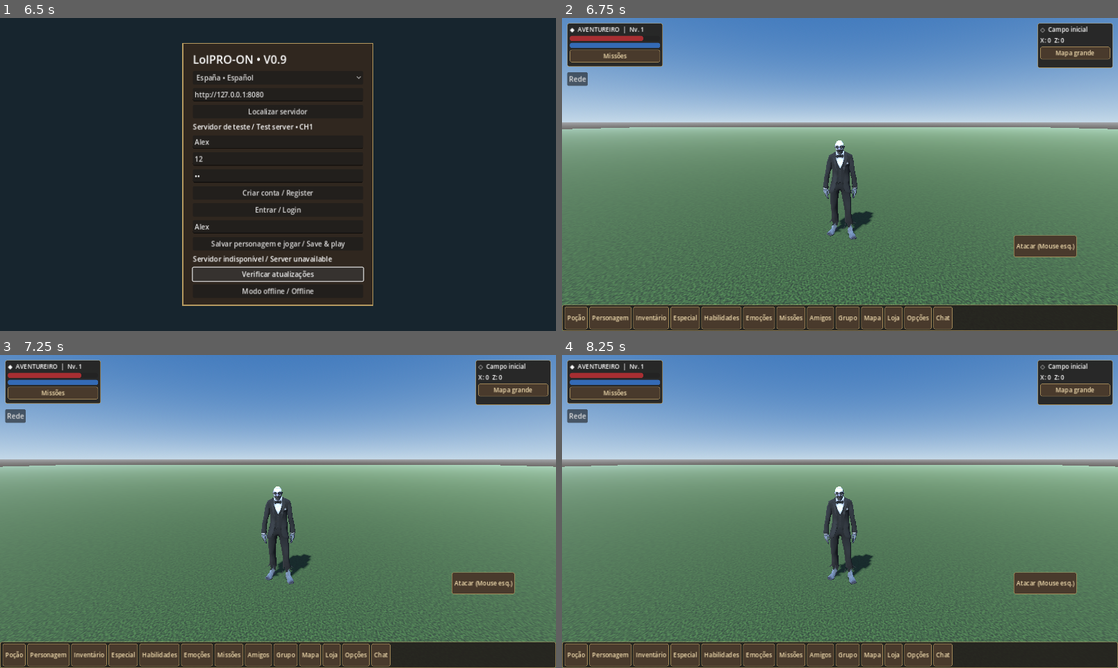
Above: before the commit, frames 1-4 (two rows, left to right).
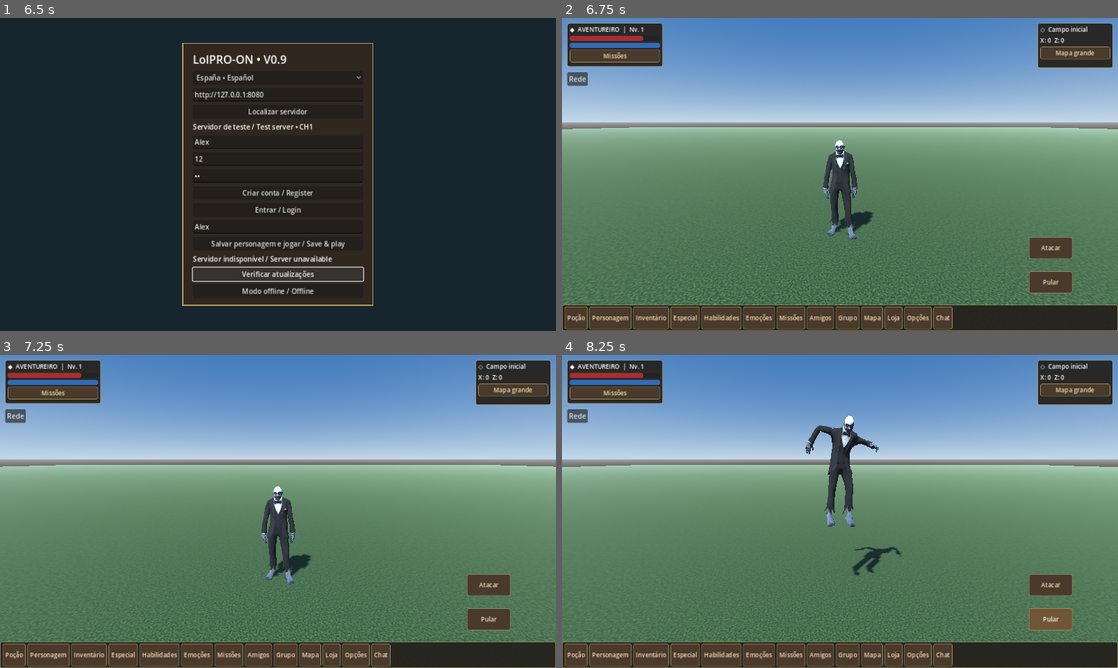
Above: after the commit, the same moments.

Repository: lolprogif/LolPRO-ON
Game: Godot game, scene res://Login.tscn
Two runs of this game, one before a commit and one after it. Both use one fixed random seed, a clock stepped at 60 frames per second and the inputs below.
Inputs (mouse positions are in pixels of both pictures, inside the frame that each line leads up to):
- Up to frame 1 (6.5 s): click (278, 143) at 0.52 s; type "Alex" at 0.6 s; click (278, 158) at 0.75 s; type "12" at 0.83 s; click (278, 174) at 0.98 s; type "12" at 1.07 s; click (278, 227) at 1.27 s; type "Alex" at 1.35 s; click "Brasil • Português" at 2 s; click "Localizar servidor" at 2.75 s; click "España • Español" at 3.5 s; click "Criar conta / Register" at 4.25 s; click "Entrar / Login" at 5 s; click "Verificar atualizações" at 5.75 s
- Up to frame 2 (6.75 s): click "Modo offline / Offline" at 6.5 s
- Up to frame 3 (7.25 s): no input
- Up to frame 4 (8.25 s): click (1051, 583) at 7.25 s, where only the run after the commit has a clickable "Atacar"; click (1051, 617) at 8 s, where only the run after the commit has a clickable "Pular"

Frame 1 is identical in both runs. In frame 2, 1.0% of the frame differs, in the area x 81-93%, y 69-88%; in frame 3, 1.0%; in frame 4, 4.8%, in the area x 0-100%, y 19-92%.

Commit message:
Add PC and mobile draggable attack and jump buttons

Diff:
--- a/hud.gd
+++ b/hud.gd
@@ -11,6 +11,12 @@
 var chat: RichTextLabel
 var coords: Label
 var theme_rpg := Theme.new()
+var attack_button: Button
+var jump_button: Button
+var layout_cfg := ConfigFile.new()
+var layout_drag: Control
+var layout_scale := 1.0
+var layout_positions := {}
 func style(bg: Color, border: Color) -> StyleBoxFlat:
 	var s := StyleBoxFlat.new()
 	s.bg_color = bg
@@ -48,16 +54,15 @@
 	for name in ["Poção","Personagem","Inventário","Especial","Habilidades","Emoções","Missões","Amigos","Grupo","Mapa","Loja","Opções"]:
 		var n: String = name
 		button(h,n,func(): use_potion() if n == "Poção" else toggle(n))
-	var attack_button := Button.new()
-	attack_button.text = "Atacar" if OS.has_feature("mobile") else "Atacar (Mouse esq.)"
-	attack_button.focus_mode = Control.FOCUS_NONE
-	root.add_child(attack_button)
-	attack_button.set_anchors_and_offsets_preset(Control.PRESET_BOTTOM_RIGHT)
-	attack_button.offset_left = -240
-	attack_button.offset_right = -140
-	attack_button.offset_top = -220
-	attack_button.offset_bottom = -170
-	attack_button.pressed.connect(func(): world.attack())
+	_load_layout()
+	attack_button = _create_control_button("Atacar", "attack", Vector2(0.84,0.70))
+	attack_button.pressed.connect(func():
+		if not world.control_edit_mode: world.attack())
+	jump_button = _create_control_button("Pular", "jump", Vector2(0.84,0.81))
+	jump_button.pressed.connect(func():
+		if not world.control_edit_mode:
+			world.touch_jump = true
+			get_tree().create_timer(0.18).timeout.connect(func(): world.touch_jump = false))
 	var map := panel_at(Vector2.ZERO,Vector2(170,100))
 	map.set_anchors_and_offsets_preset(Control.PRESET_TOP_RIGHT)
 	map.offset_left = -185
@@ -144,6 +149,10 @@
 		world.touch_sensitivity = value
 		settings.set_value("controls","sensitivity",value)
 		settings.save("user://settings.cfg"))
+	button(menu,"Editar posição dos controles",func(): _toggle_layout_edit())
+	button(menu,"Aumentar tamanho",func(): _resize_layout(0.1))
+	button(menu,"Diminuir tamanho",func(): _resize_layout(-0.1))
+	button(menu,"Restaurar padrão",func(): _reset_layout())
 	button(menu,"Ajuda / controles",func(): toggle("Ajuda"))
 	button(menu,"Tela cheia / janela",func(): DisplayServer.window_set_mode(DisplayServer.WINDOW_MODE_WINDOWED if DisplayServer.window_get_mode() == DisplayServer.WINDOW_MODE_FULLSCREEN else DisplayServer.WINDOW_MODE_FULLSCREEN))
 	button(menu,"Teleportador",func(): toggle("Teleportador"))
@@ -234,3 +243,91 @@
 	if event.pressed and not event.echo:
 		if event.keycode == KEY_I: toggle("Inventário")
 		if event.keycode == KEY_ESCAPE: toggle("Opções")
+
+
+func _layout_profile() -> String:
+	return "mobile" if OS.has_feature("mobile") else "pc"
+
+func _load_layout():
+	layout_cfg.load("user://controls.cfg")
+	var profile := _layout_profile()
+	layout_scale = clampf(float(layout_cfg.get_value(profile,"scale",1.0)),0.7,1.5)
+	layout_positions["attack"] = layout_cfg.get_value(profile,"attack",Vector2(0.84,0.70))
+	layout_positions["jump"] = layout_cfg.get_value(profile,"jump",Vector2(0.84,0.81))
+	world.control_scale = layout_scale
+
+func _create_control_button(caption: String, key: String, fallback: Vector2) -> Button:
+	var b := Button.new()
+	b.text = caption
+	b.focus_mode = Control.FOCUS_NONE
+	b.custom_minimum_size = Vector2(100,50) * layout_scale
+	b.size = b.custom_minimum_size
+	root.add_child(b)
+	b.position = layout_positions.get(key,fallback) * get_viewport().get_visible_rect().size
+	b.gui_input.connect(func(event): _layout_button_input(event,b,key))
+	return b
+
+func _layout_button_input(event: InputEvent, target: Control, key: String):
+	if not world.control_edit_mode: return
+	if event is InputEventMouseButton and event.button_index == MOUSE_BUTTON_LEFT:
+		if event.pressed: layout_drag = target
+		elif layout_drag == target:
+			layout_drag = null
+			_save_layout()
+	elif event is InputEventMouseMotion and layout_drag == target:
+		target.position += event.relative
+		_clamp_layout_button(target)
+	elif event is InputEventScreenTouch:
+		if event.pressed: layout_drag = target
+		elif layout_drag == target:
+			layout_drag = null
+			_save_layout()
+	elif event is InputEventScreenDrag and layout_drag == target:
+		target.position += event.relative
+		_clamp_layout_button(target)
+	if layout_drag == target:
+		var size := get_viewport().get_visible_rect().size
+		layout_positions[key] = Vector2(target.position.x/maxf(1.0,size.x),target.position.y/maxf(1.0,size.y))
+
+func _clamp_layout_button(target: Control):
+	var size := get_viewport().get_visible_rect().size
+	target.position.x = clampf(target.position.x,0.0,maxf(0.0,size.x-target.size.x))
+	target.position.y = clampf(target.position.y,0.0,maxf(0.0,size.y-target.size.y))
+
+func _toggle_layout_edit():
+	world.control_edit_mode = not world.control_edit_mode
+	attack_button.text = "Mover Atacar" if world.control_edit_mode else "Atacar"
+	jump_button.text = "Mover Pular" if world.control_edit_mode else "Pular"
+	attack_button.modulate = Color(1.0,0.82,0.5) if world.control_edit_mode else Color.WHITE
+	jump_button.modulate = Color(1.0,0.82,0.5) if world.control_edit_mode else Color.WHITE
+	if not world.control_edit_mode: _save_layout()
+
+func _resize_layout(amount: float):
+	layout_scale = clampf(layout_scale+amount,0.7,1.5)
+	world.control_scale = layout_scale
+	for b in [attack_button,jump_button]:
+		b.custom_minimum_size = Vector2(100,50)*layout_scale
+		b.size = b.custom_minimum_size
+		_clamp_layout_button(b)
+	_save_layout()
+
+func _reset_layout():
+	layout_scale = 1.0
+	world.control_scale = 1.0
+	layout_positions["attack"] = Vector2(0.84,0.70)
+	layout_positions["jump"] = Vector2(0.84,0.81)
+	for pair in [[attack_button,"attack"],[jump_button,"jump"]]:
+		var b: Control = pair[0]
+		b.position = layout_positions[pair[1]]*get_viewport().get_visible_rect().size
+		b.custom_minimum_size = Vector2(100,50)
+		b.size = b.custom_minimum_size
+	if world.has_node("Network/TouchControls"):
+		world.get_node("Network/TouchControls").reset_layout()
+	_save_layout()
+
+func _save_layout():
+	var profile := _layout_profile()
+	layout_cfg.set_value(profile,"scale",layout_scale)
+	layout_cfg.set_value(profile,"attack",layout_positions.get("attack",Vector2(0.84,0.70)))
+	layout_cfg.set_value(profile,"jump",layout_positions.get("jump",Vector2(0.84,0.81)))
+	layout_cfg.save("user://controls.cfg")
